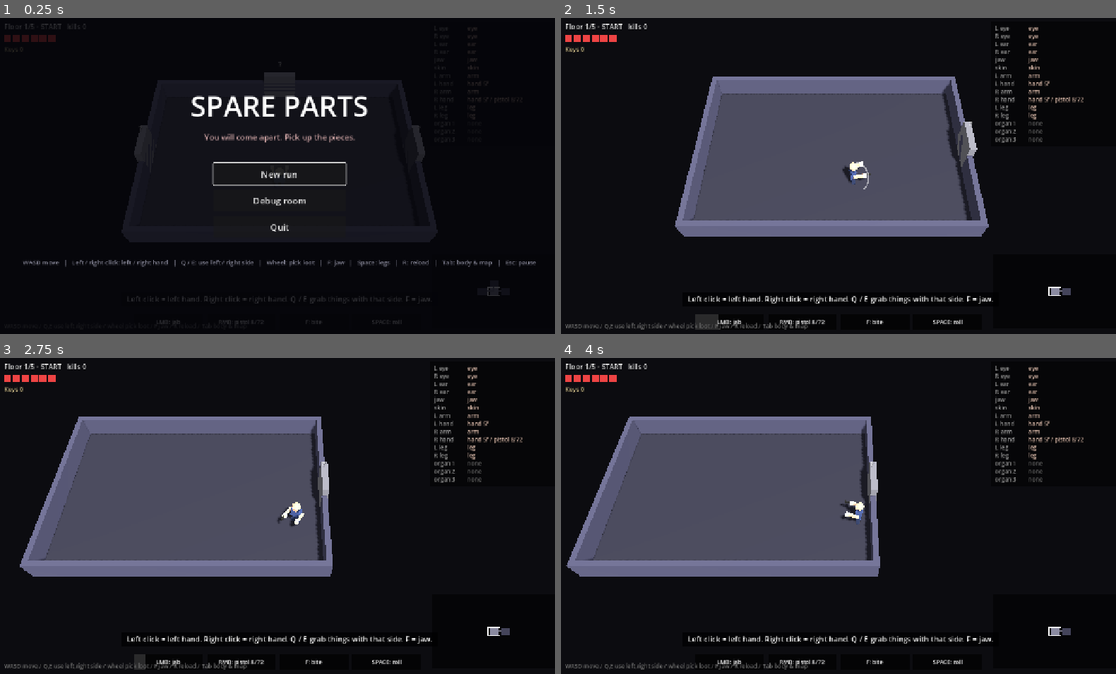
Above: before the commit, frames 1-4 (two rows, left to right).
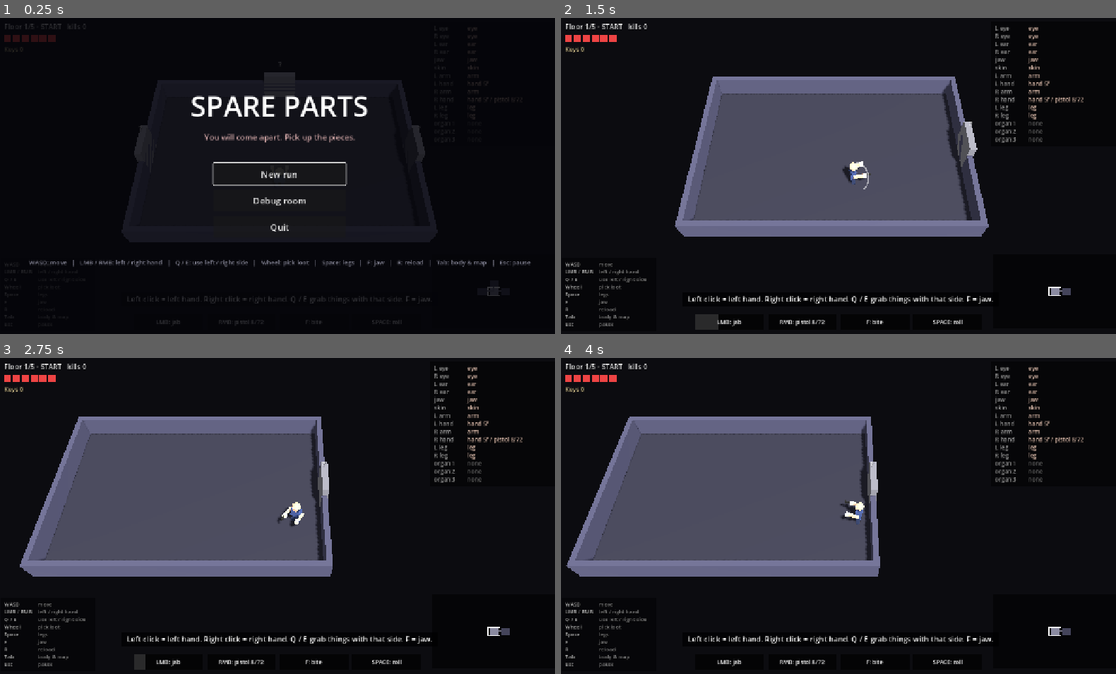
Above: after the commit, the same moments.

Repository: tellmemoree/body-part
Game: Godot game, scene res://main.tscn
Two runs of this game, one before a commit and one after it. Both use one fixed random seed, a clock stepped at 60 frames per second and the inputs below.
Inputs (mouse positions are in pixels of both pictures, inside the frame that each line leads up to):
- Up to frame 1 (0.25 s): no input
- Up to frame 2 (1.5 s): click "New run" at 0.5 s; tap Enter at 1.25 s; move the mouse to (966, 160) at 1.27 s; hold D from 1.28 s (still down); tap 1 at 1.35 s; click (966, 160) at 1.42 s
- Up to frame 3 (2.75 s): tap Space at 1.52 s; release D at 2 s; drag from (166, 531) to (249, 579) at 2.02 s
- Up to frame 4 (4 s): move the mouse to (899, 446) at 2.77 s; hold D 2.78-3.5 s; tap 0 at 2.85 s; drag from (810, 579) to (672, 468) at 3.52 s

The runs differ from the first frame. In frame 1, 0.7% of the frame differs, in the area x 0-97%, y 76-95%; in frame 2, 0.7%; in frame 3, 0.7%; in frame 4, 0.7%, in the area x 0-45%, y 77-99%.

Commit message:
Controls as a list in the bottom left corner
One row per key (key, then what it does) instead of a single grey line.
The list lives in data.gd (CONTROLS); the main menu builds its one-line
help from the same list, so the two cannot drift apart.

Co-Authored-By: Claude Opus 5.5 <noreply@anthropic.com>
Claude-Session: https://claude.ai/code/session_013LDWeWEy6b5fJfi1iTsboi

Diff:
--- a/src/data.gd
+++ b/src/data.gd
@@ -200,5 +200,18 @@
 const DOOR_LANE := 6.0  # width of the spike-free strip in front of each door
 const DOOR_LANE_DEPTH := 8.0  # how far that strip reaches into the room from the wall
 
+# Controls: [key, what it does]. Listed bottom left in play and on the main menu.
+const CONTROLS := [
+	["WASD", "move"],
+	["LMB / RMB", "left / right hand"],
+	["Q / E", "use left / right side"],
+	["Wheel", "pick loot"],
+	["Space", "legs"],
+	["F", "jaw"],
+	["R", "reload"],
+	["Tab", "body & map"],
+	["Esc", "pause"],
+]
+
 const DOOR_UNKNOWN := "707078"  # door to a room the player cannot identify yet ("?")
 const DOOR_COLOR := {"start": "55556a", "debug": "55556a", "exit": "dd3333", "fight": "3a8a5a", "treasure": "b9892f", "surgeon": "8a4a9a", "dark": "2a2a44", "elite": "aa5522"}
--- a/src/hud.gd
+++ b/src/hud.gd
@@ -260,7 +260,7 @@
 		if bar[i][2] > 0:
 			draw_rect(Rect2(x, by, 155 * minf(1.0, bar[i][2]), 34), Color(1, 1, 1, 0.15))
 		text("%s: %s" % [bar[i][0], bar[i][1]], Vector2(x + 77, by + 23), Color("ee4444") if bar[i][1] == "-" else Color.WHITE, 13, true)
-	text("WASD move / Q,E use left,right side / wheel pick loot / F jaw / R reload / Tab body & map", Vector2(16, H - 16), Color("777777"), 13)
+	_draw_controls(H)
 	if g.msg_t > 0 and g.msg != "":
 		var w := font.get_string_size(g.msg, HORIZONTAL_ALIGNMENT_LEFT, -1, 17).x + 24
 		draw_rect(Rect2(W / 2 - w / 2, H - 98, w, 32), Color(0, 0, 0, 0.7))
@@ -276,6 +276,19 @@
 		else:
 			text("You fell apart on floor %d" % g.floor_n, Vector2(W / 2, H / 2 - 10), Color.WHITE, 36, true)
 			text("%d kills - press R to try again" % g.kills, Vector2(W / 2, H / 2 + 28), Color.WHITE, 18, true)
+
+# Controls list in the bottom left corner: key column, then what it does.
+func _draw_controls(H: float) -> void:
+	var row := 17.0
+	var top := H - 14 - D.CONTROLS.size() * row
+	var kw := 0.0
+	for c in D.CONTROLS:
+		kw = maxf(kw, font.get_string_size(c[0], HORIZONTAL_ALIGNMENT_LEFT, -1, 12).x)
+	draw_rect(Rect2(8, top - 8, kw + 150, D.CONTROLS.size() * row + 12), Color(0, 0, 0, 0.45))
+	for i in D.CONTROLS.size():
+		var y := top + 10 + i * row
+		text(D.CONTROLS[i][0], Vector2(16, y), Color("bbbbbb"), 12)
+		text(D.CONTROLS[i][1], Vector2(28 + kw, y), Color("888888"), 12)
 
 # Splits a text into lines no wider than w pixels.
 func wrap_text(t: String, w: float, fs: int) -> Array:
--- a/src/menu.gd
+++ b/src/menu.gd
@@ -1,7 +1,7 @@
 extends Control
 # Main menu and pause menu. The game node calls open(kind) / close().
 
-const CONTROLS := "WASD move   |   Left / right click: left / right hand   |   Q / E: use left / right side   |   Wheel: pick loot   |   F: jaw   |   Space: legs   |   R: reload   |   Tab: body & map   |   Esc: pause"
+const D = preload("res://src/data.gd")
 
 var g
 var title: Label
@@ -35,7 +35,7 @@
 	gap2.custom_minimum_size = Vector2(0, 18)
 	v.add_child(gap2)
 	var help := _label(14, Color("888899"))
-	help.text = CONTROLS
+	help.text = "   |   ".join(PackedStringArray(D.CONTROLS.map(func(c): return "%s: %s" % c)))
 	v.add_child(help)
 	visible = false
 
